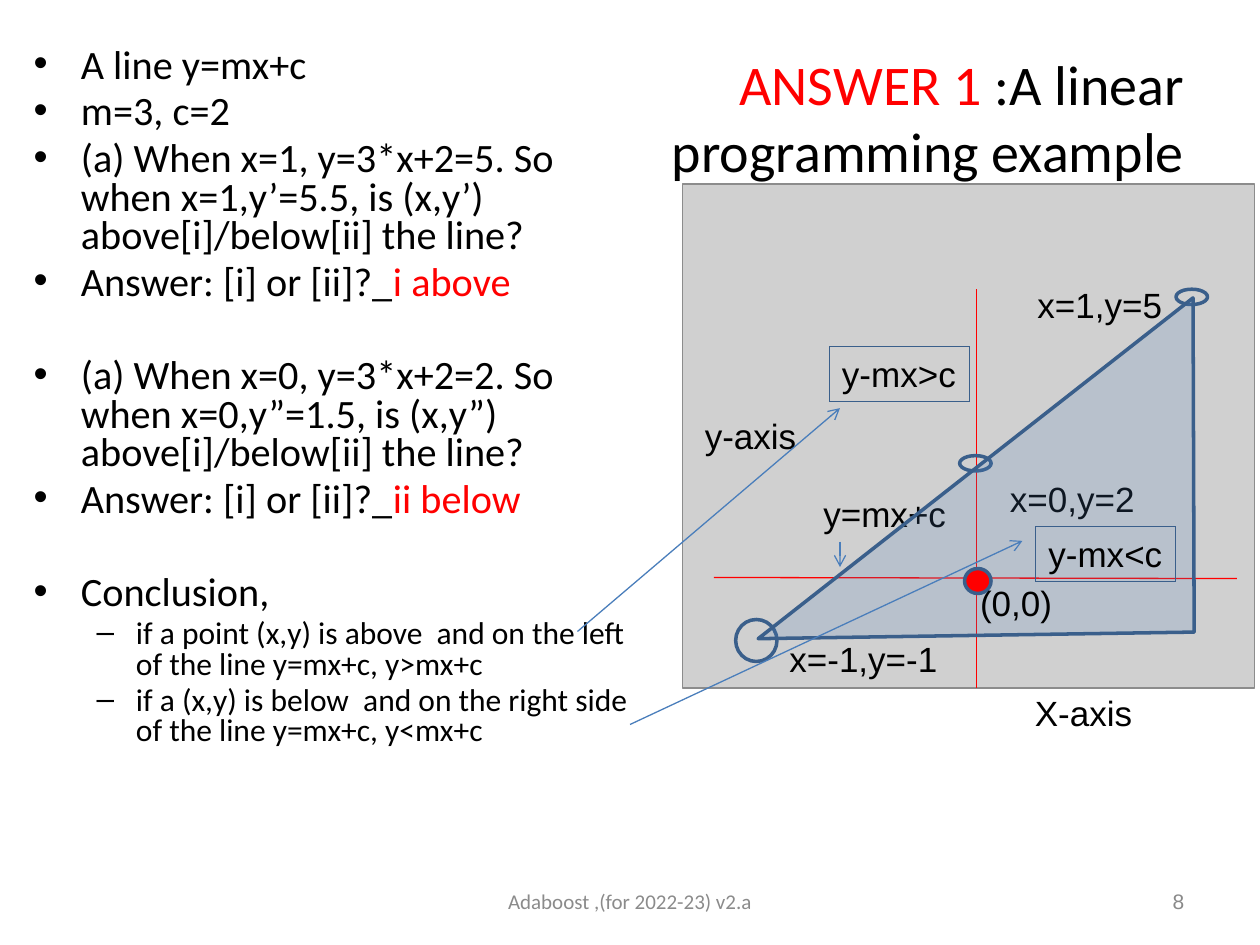
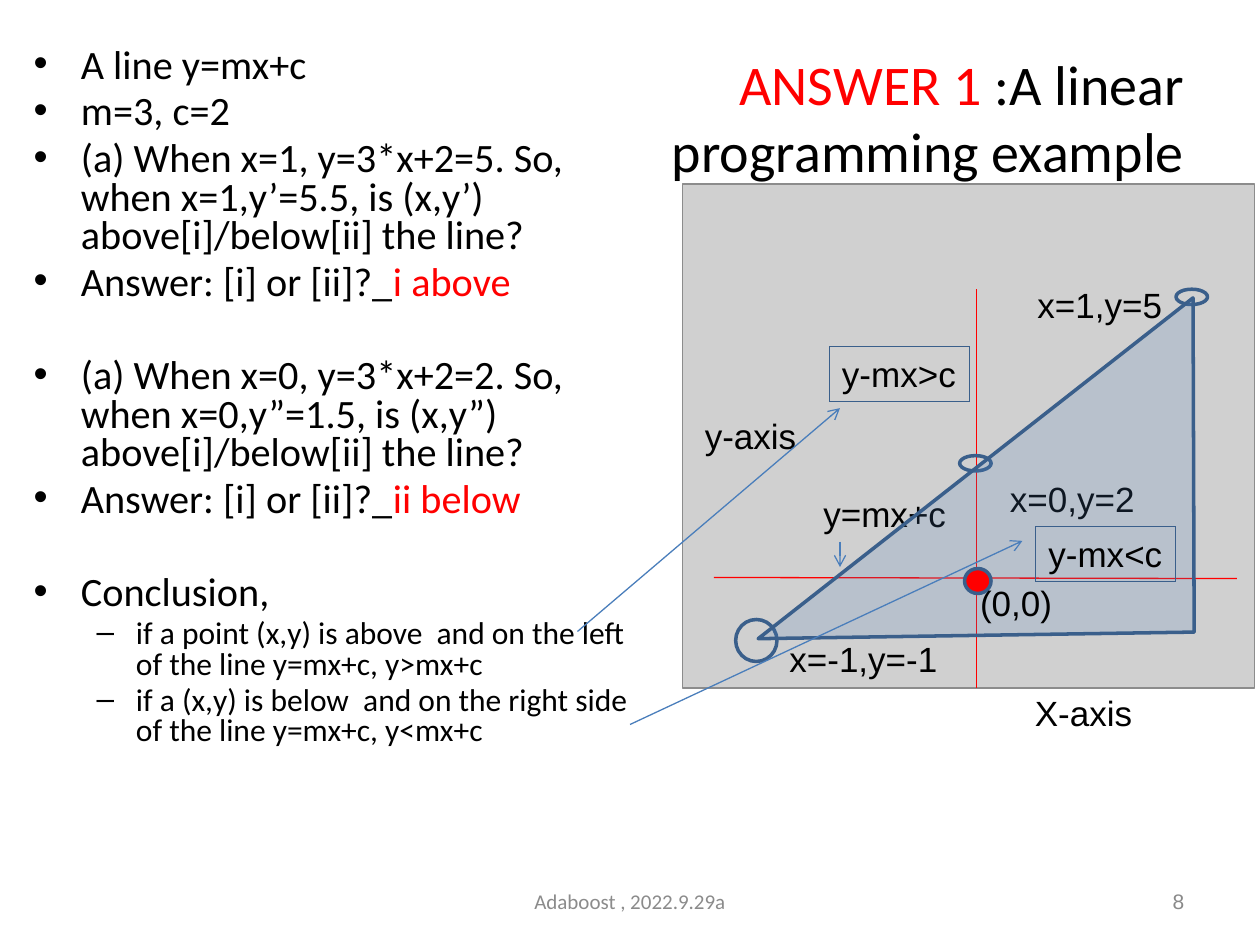
Before and after one commit to JoseHung/Speech-Recognition, a slide deck: slide 8 of slides/5707_06_adaboost.pptx. Drawn at 1260x945 pixels with LibreOffice and Linux fonts; fonts in the diff are those of the drawing; grey boxes stand for pictures. Boxes give left, top, right and bottom in pixels: in the first picture for what was removed or moved away, otherwise in the second. Text is boxed around its words. In the diff, an @@ line names an element or a change of style, - is before the commit and + after.

```diff
--- a/slides/5707_06_adaboost.pptx
+++ b/slides/5707_06_adaboost.pptx
@@ text at [81,143,563,255]: text changed @@
-• (a) When x=1, y=3*x+2=5. So when x=1,y’=5.5, is (x,y’) above[i]/below[ii] the line?
+• (a) When x=1, y=3*x+2=5. So, when x=1,y’=5.5, is (x,y’) above[i]/below[ii] the line?
@@ text at [81,360,563,472]: text changed @@
-• (a) When x=0, y=3*x+2=2. So when x=0,y”=1.5, is (x,y”) above[i]/below[ii] the line?
+• (a) When x=0, y=3*x+2=2. So, when x=0,y”=1.5, is (x,y”) above[i]/below[ii] the line?
@@ text at [534,894,725,909]: text changed @@
-Adaboost ,(for 2022-23) v2.a
+Adaboost , 2022.9.29a
```
Also in this commit, not shown: 80 other slides changed, 9 slides added, 2 slides removed, 1 other file.
